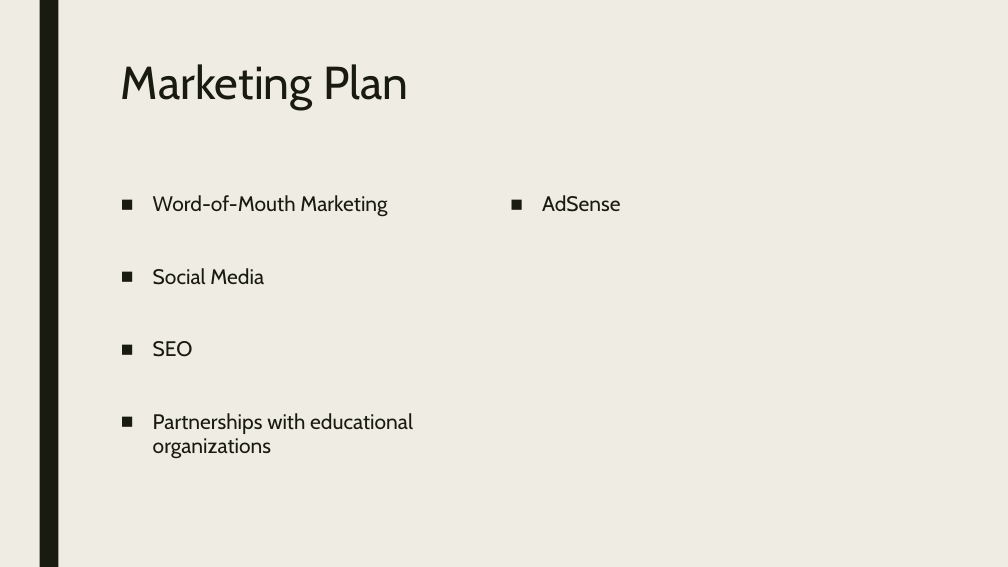
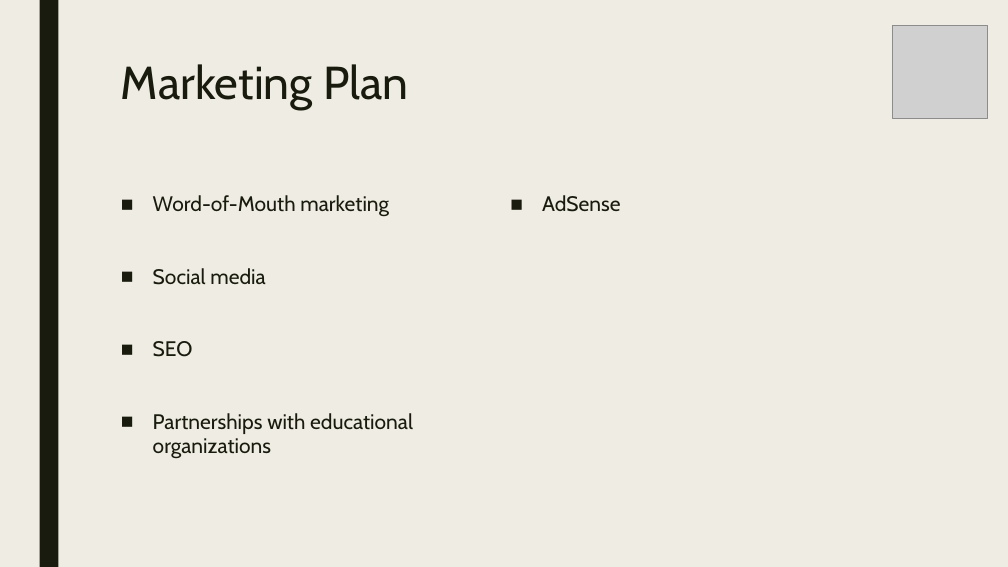
Before and after one commit to codeDeck-Learning-Tools/codeDeck, a slide deck: slide 9 of powerpoint/codeDeck2.pptx. Drawn at 1008x567 pixels with LibreOffice and Linux fonts; fonts in the diff are those of the drawing; grey boxes stand for pictures. Boxes give left, top, right and bottom in pixels: in the first picture for what was removed or moved away, otherwise in the second. Text is boxed around its words. In the diff, an @@ line names an element or a change of style, - is before the commit and + after.

```diff
--- a/powerpoint/codeDeck2.pptx
+++ b/powerpoint/codeDeck2.pptx
@@ picture added at [893, 26, 988, 118] @@
@@ text at [153, 195, 389, 285]: text changed @@
-■ Word-of-Mouth Marketing
-■ Social Media
+■ Word-of-Mouth marketing
+■ Social media
```
Also in this commit, not shown: 10 other slides changed.
